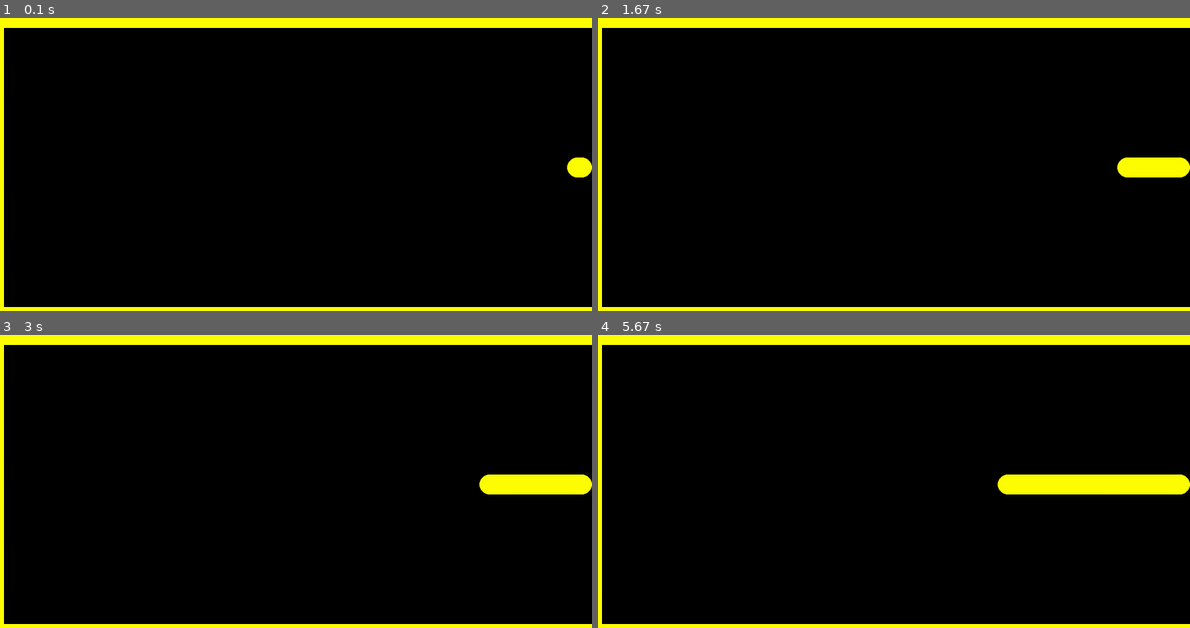
Above: before the commit, frames 1-4 (two rows, left to right).
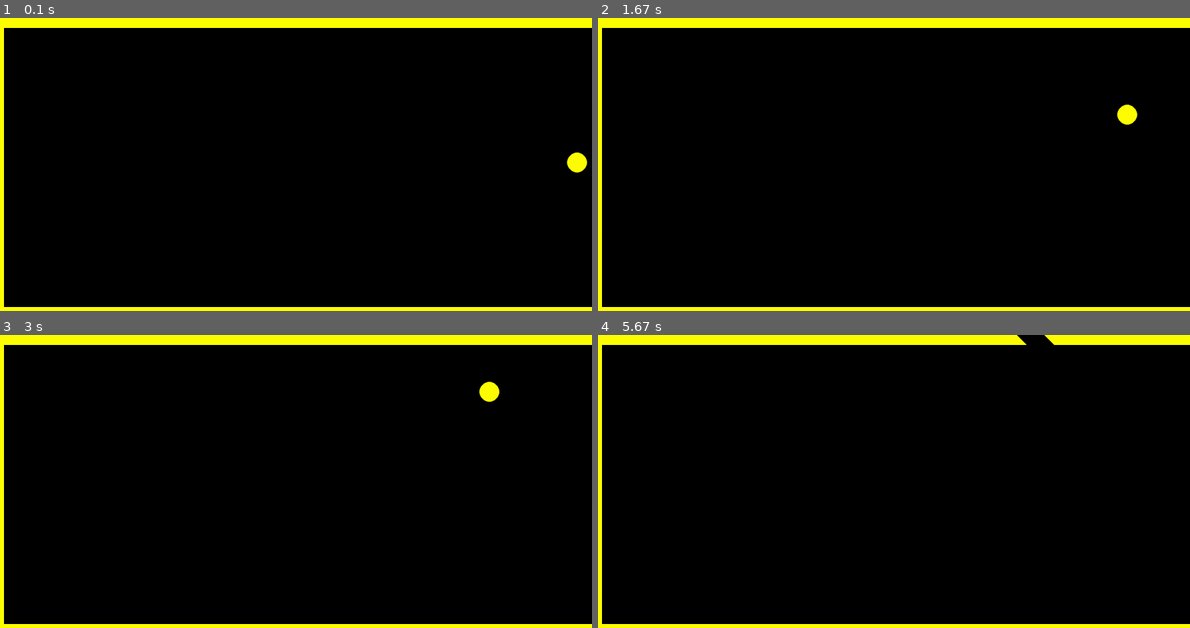
Above: after the commit, the same moments.

Repository: Spartan-119/Self-Learning-Squash-game
Game: pygame game, started from pygame_spyder.py
Two runs of this game, one before a commit and one after it. Both use one fixed random seed, a clock stepped at 60 frames per second and the inputs below.
Inputs:
- Up to frame 1 (0.1 s): no input
- Up to frame 2 (1.67 s): tap Enter at 0.33 s
- Up to frame 3 (3 s): no input
- Up to frame 4 (5.67 s): no input

The runs differ from the first frame. In frame 1, 0.2% of the frame differs, in the area x 95-100%, y 45-55%; in frame 2, 1.0%; in frame 3, 1.4%; in frame 4, 2.3%, in the area x 67-100%, y 0-55%.

Commit message:
Update pygame_spyder.py

Diff:
--- a/pygame_spyder.py
+++ b/pygame_spyder.py
@@ -11,7 +11,8 @@
 WIDTH = 1200
 HEIGHT = 600
 BORDER = 20
-VELOCITY = -1
+VELOCITY_X = 1
+VELOCITY_Y = 1
 
 # defining the classes
 
@@ -30,7 +31,9 @@
         pg.draw.circle(screen, color, (self.x, self.y), self.RADIUS)
 
     # function to move the ball
-    def update(self, color):
+    def update(self):
+        global bgColor, fgColor
+        self.show(bgColor)
         self.x = self.x + self.vx
         self.y = self.y + self.vy
         self.show(fgColor)
@@ -40,12 +43,13 @@
     pass
 
 # creating objects
-ballPlay = Ball(WIDTH - Ball.RADIUS, HEIGHT//2, VELOCITY, 0)
+ballPlay = Ball(WIDTH - Ball.RADIUS, HEIGHT//2, -VELOCITY_X, -VELOCITY_Y)
 
 pg.init()
 
 screen = pg.display.set_mode((WIDTH, HEIGHT))
 
+bgColor = pg.Color('Black')
 fgColor = pg.Color('Yellow')
 
 # drawing the borders
@@ -63,6 +67,6 @@
         break
 
     pg.display.flip()
-    ballPlay.update(fgColor)
+    ballPlay.update()
 
 pg.quit()
